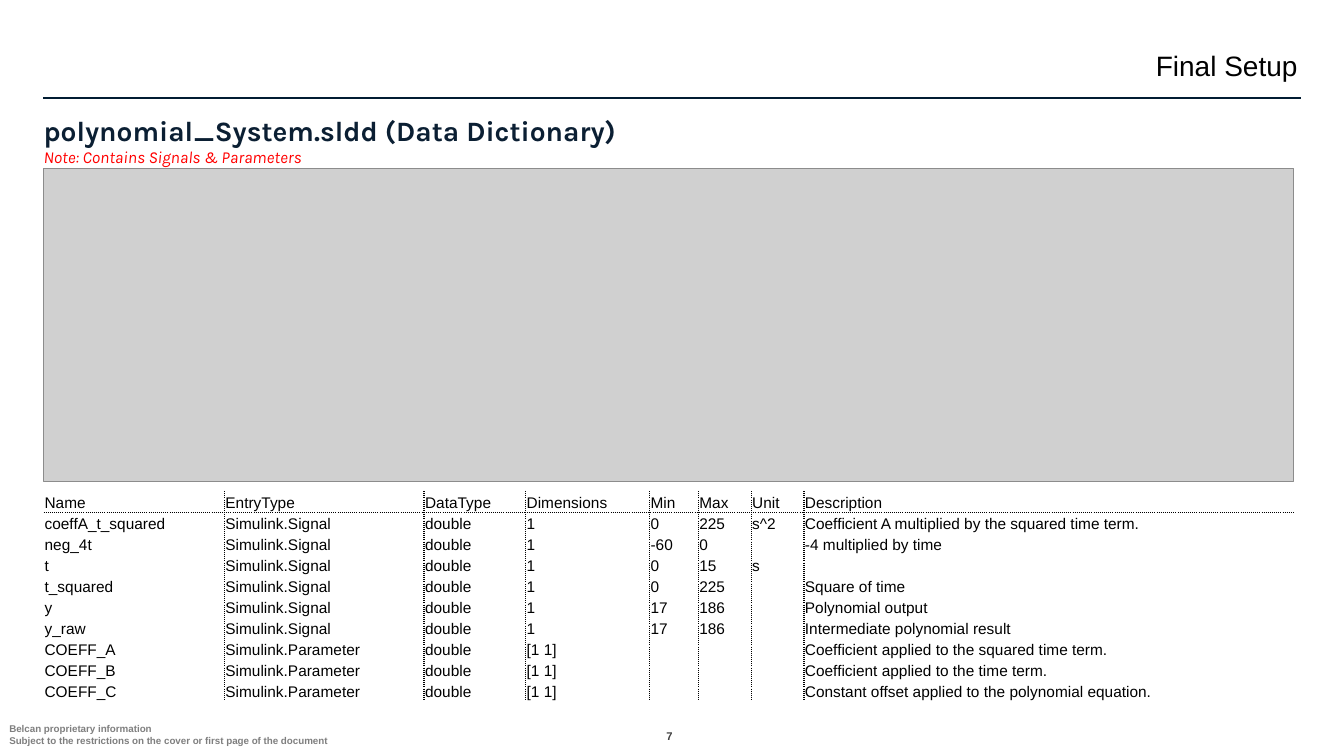
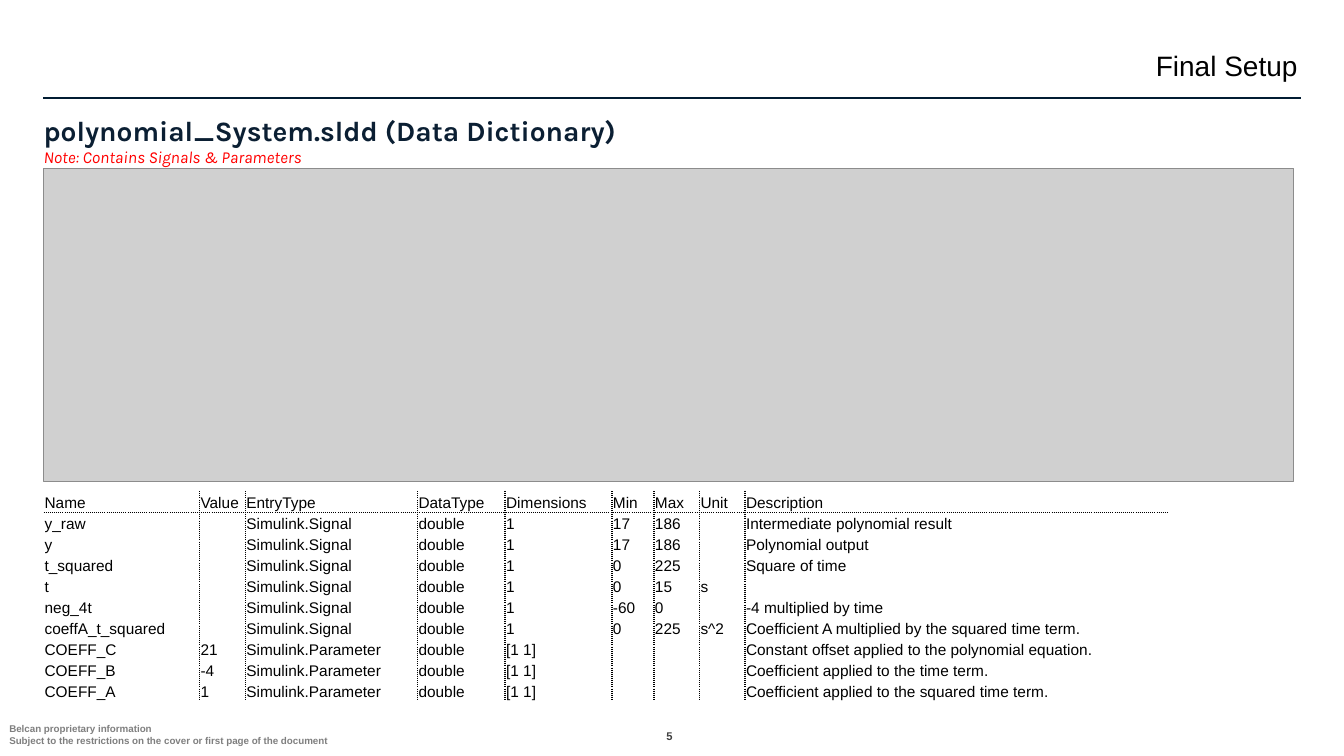
Before and after one commit to ntylerbelcan/aviation-controls-simulink-training-Belcan, a slide deck: slide 5 of ch02/01_polynomial_System/Chapter 2 01_polynomial_System.pptx (slide 7 before the commit). Drawn at 1344x756 pixels with LibreOffice and Linux fonts; fonts in the diff are those of the drawing; grey boxes stand for pictures; background and template pictures are left out. Boxes give left, top, right and bottom in pixels: in the first picture for what was removed or moved away, otherwise in the second. Text is boxed around its words. In the diff, an @@ line names an element or a change of style, - is before the commit and + after.

```diff
--- a/ch02/01_polynomial_System/Chapter 2 01_polynomial_System.pptx
+++ b/ch02/01_polynomial_System/Chapter 2 01_polynomial_System.pptx
@@ table at [43,491,1168,705] @@
-column 1: Name | coeffA_t_squared | neg_4t | t | t_squared | y | y_raw | COEFF_A | COEFF_B | COEFF_C
+column 1: Name | y_raw | y | t_squared | t | neg_4t | coeffA_t_squared | COEFF_C | COEFF_B | COEFF_A
+column 2: Value |  |  |  |  |  |  | 21 | -4 | 1
-column 5: Min | 0 | -60 | 0 | 0 | 17 | 17 |  |  | 
+column 6: Min | 17 | 17 | 0 | 0 | -60 | 0 |  |  | 
-column 6: Max | 225 | 0 | 15 | 225 | 186 | 186 |  |  | 
+column 7: Max | 186 | 186 | 225 | 15 | 0 | 225 |  |  | 
-column 7: Unit | s^2 |  | s |  |  |  |  |  | 
+column 8: Unit |  |  |  | s |  | s^2 |  |  | 
-column 8: Description | Coefficient A multiplied by the squared time term. | -4 multiplied by time |  | Square of time | Polynomial output | Intermediate polynomial result | Coefficient applied to the squared time term. | Coefficient applied to the time term. | Constant offset applied to the polynomial equation.
+column 9: Description | Intermediate polynomial result | Polynomial output | Square of time |  | -4 multiplied by time | Coefficient A multiplied by the squared time term. | Constant offset applied to the polynomial equation. | Coefficient applied to the time term. | Coefficient applied to the squared time term.
@@ table: place and size @@
-table at [43,491,1293,705]
+table at [43,491,1168,705]
@@ page number at [666,732,672,743]: text changed @@
-7
+5
```
Also in this commit, not shown: 7 other slides changed, 2 slides added, 3 slides removed, 1 other file.
